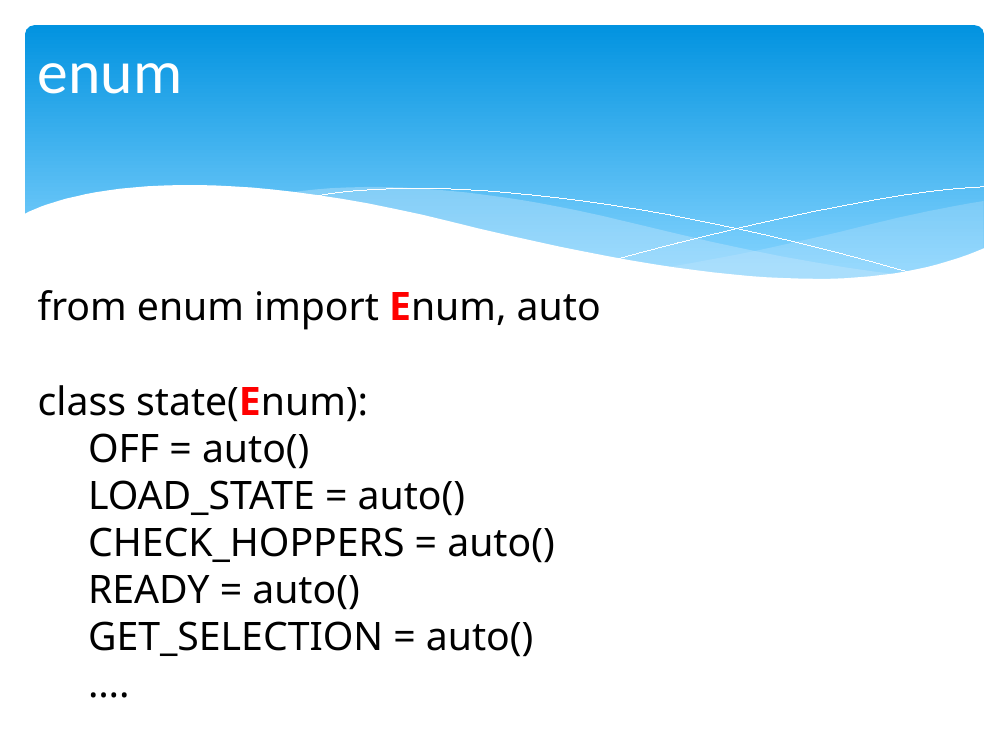
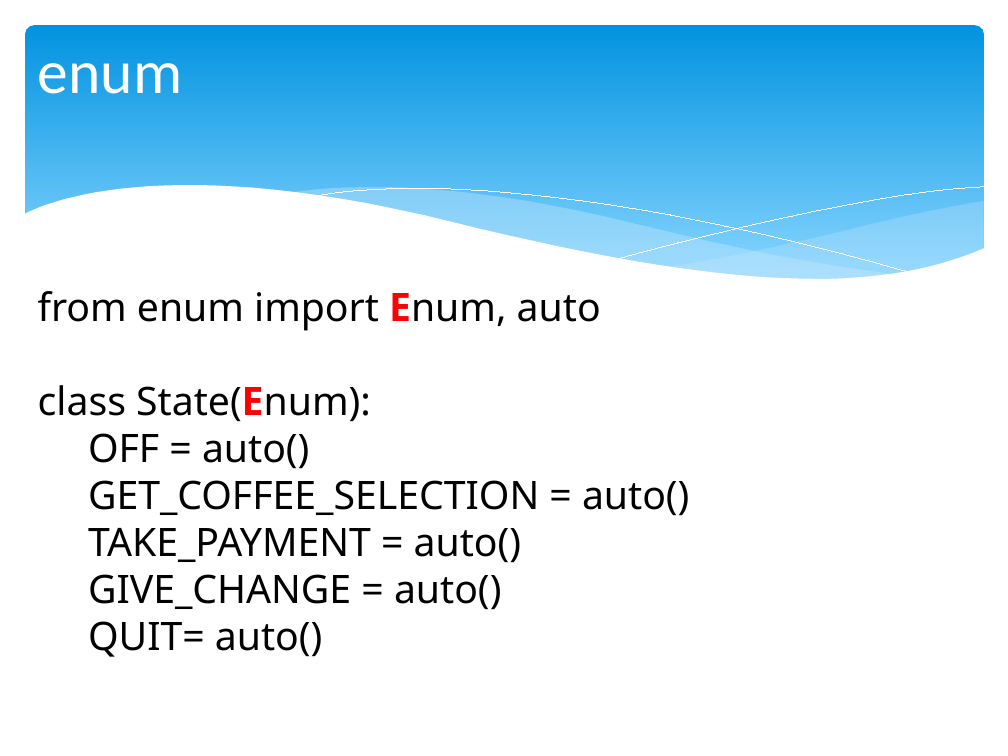
Before and after one commit to chris-turps/QA_Python3, a slide deck: slide 10 of DG_04 The Toolset.pptx (slide 13 before the commit). Drawn at 1008x756 pixels with LibreOffice and Linux fonts; fonts in the diff are those of the drawing. Boxes give left, top, right and bottom in pixels: in the first picture for what was removed or moved away, otherwise in the second. Text is boxed around its words. In the diff, an @@ line names an element or a change of style, - is before the commit and + after.

```diff
--- a/DG_04 The Toolset.pptx
+++ b/DG_04 The Toolset.pptx
@@ text at (38, 385, 371, 422): text changed @@
-class state(Enum):
+class State(Enum):
@@ text at (88, 480, 689, 657): text changed @@
-LOAD_STATE = auto()
-CHECK_HOPPERS = auto()
-READY = auto()
-GET_SELECTION = auto()
-….
+GET_COFFEE_SELECTION = auto()
+TAKE_PAYMENT = auto()
+GIVE_CHANGE = auto()
+QUIT= auto()
```
Also in this commit, not shown: 3 other slides changed, 3 slides removed, 8 other files.
